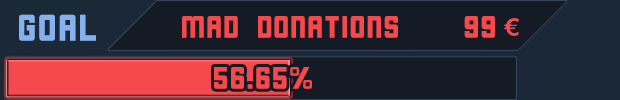
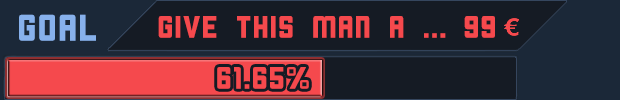
Comparing the layer stacks of the two 620px x 100px images. Changes:
renamed "56.65%" to "61.65%", painted on it over [left=214, top=67, right=312, bottom=89]
renamed "Mad donations" to "Give this man a ...", painted on it over [left=158, top=16, right=446, bottom=38]
painted on "Red Bar copy" over [left=7, top=60, right=322, bottom=96]
